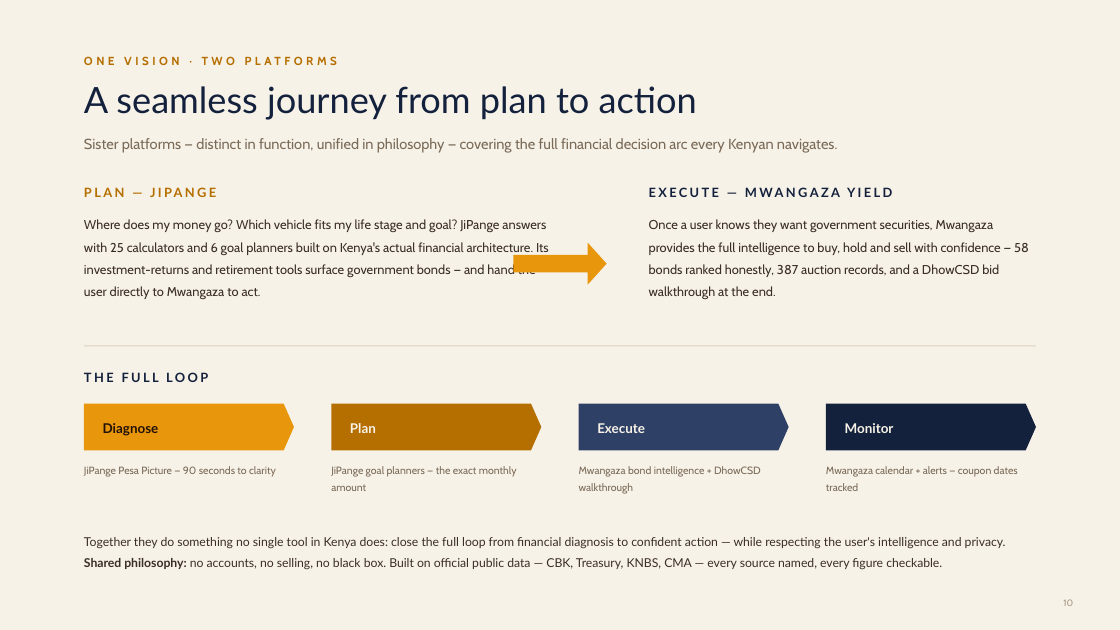
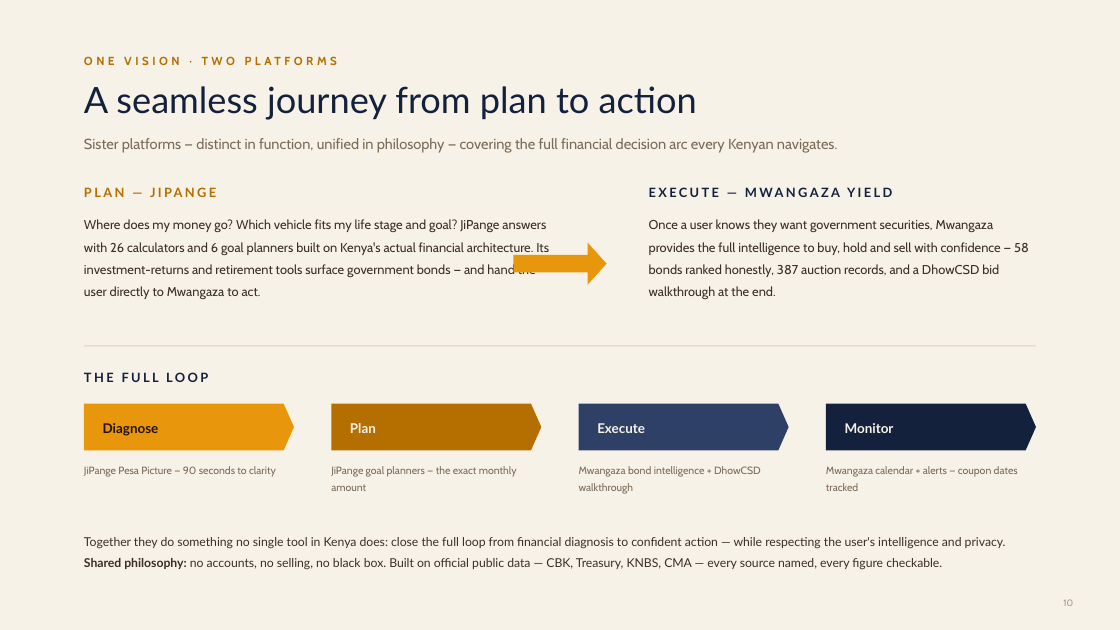
Before and after one commit to PapaDanico/JiPange, a slide deck: slide 10 of web/public/partners/jipange-mwangaza-partnership-deck.pptx. Drawn at 1120x630 pixels with LibreOffice and Linux fonts; fonts in the diff are those of the drawing. Boxes give left, top, right and bottom in pixels: in the first picture for what was removed or moved away, otherwise in the second. Text is boxed around its words. In the diff, an @@ line names an element or a change of style, - is before the commit and + after.

```diff
--- a/web/public/partners/jipange-mwangaza-partnership-deck.pptx
+++ b/web/public/partners/jipange-mwangaza-partnership-deck.pptx
@@ text at [84, 219, 549, 299]: text changed @@
-Where does my money go? Which vehicle fits my life stage and goal? JiPange answers with 25 calculators and 6 goal planners built on Kenya's actual financial architecture. Its investment-returns and retirement tools surface government bonds — and hand the user directly to Mwangaza to act.
+Where does my money go? Which vehicle fits my life stage and goal? JiPange answers with 26 calculators and 6 goal planners built on Kenya's actual financial architecture. Its investment-returns and retirement tools surface government bonds — and hand the user directly to Mwangaza to act.
```
Also in this commit, not shown: 6 other slides changed, 3 other files.
